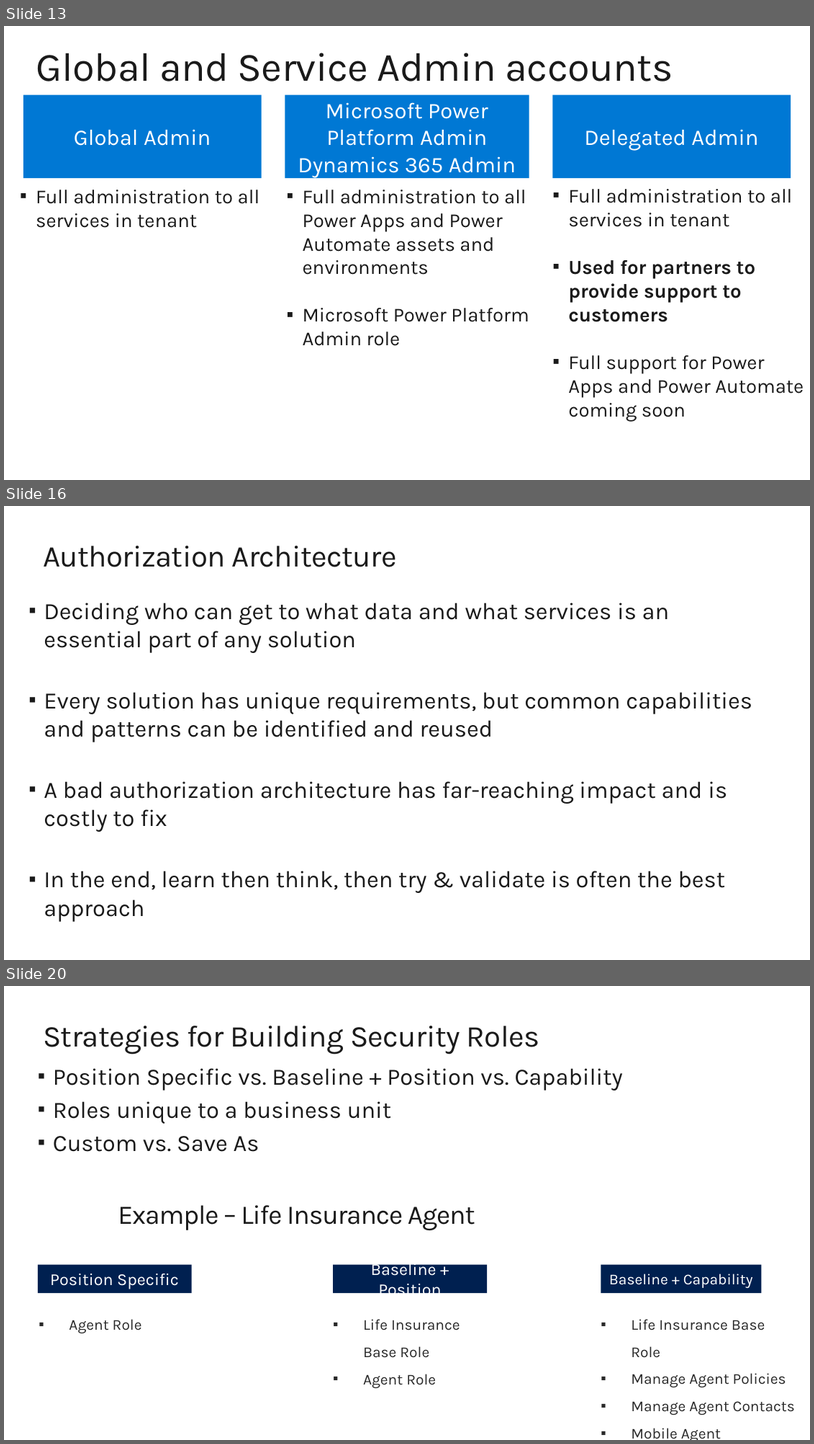
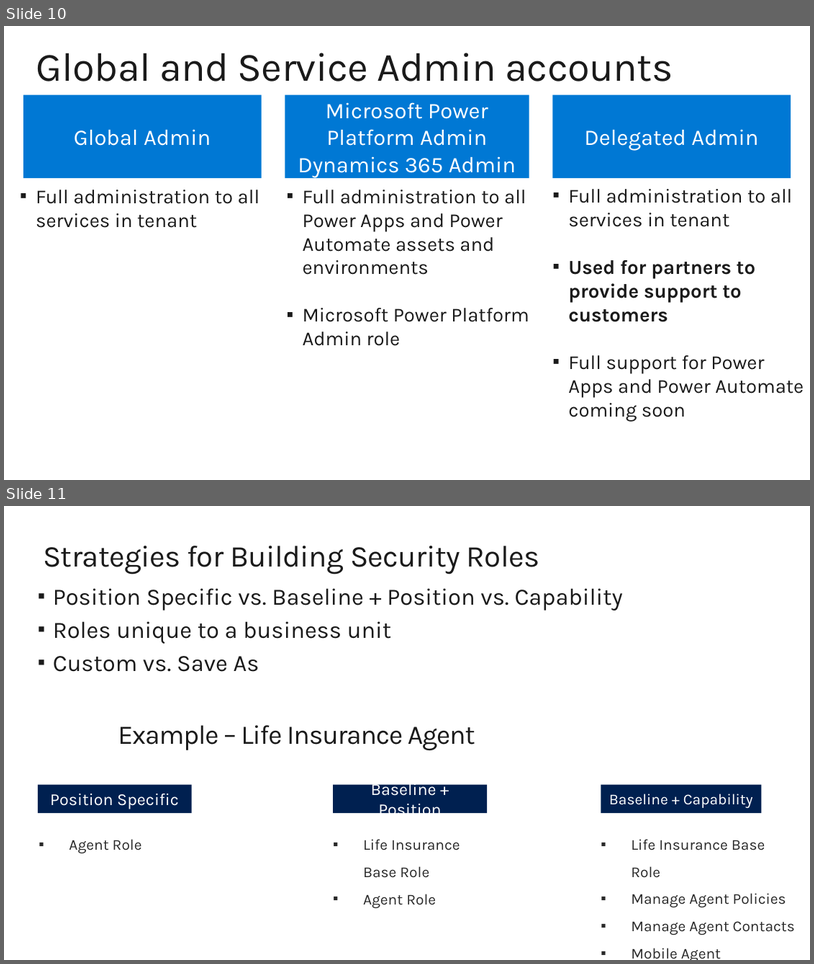
Before and after one commit to sumiticfai196/Batch-23-EY, a slide deck: M10 Security Modeling.pptx. Shown one above the other, each under a label of ours: slides 13, 16 and 20 before the commit, slides 10 and 11 after it; the slides between them are not shown. The pictures are 814x1444 and 814x964 pixels, drawn with LibreOffice and Linux fonts; fonts in the diff are those of the drawing; background and template pictures are left out. Boxes give left, top, right and bottom in pixels: in the first picture for what was removed or moved away, otherwise in the second. Text is boxed around its words. In the diff, an @@ line names an element or a change of style, - is before the commit and + after.

```diff
--- a/M10 Security Modeling.pptx
+++ b/M10 Security Modeling.pptx
@@ slide 16 removed at box(4, 506, 810, 960), background #FFFFFF @@
@@ title removed at box(43, 546, 397, 567) @@
-Authorization Architecture
@@ text removed at box(44, 602, 753, 921) @@
-▪ Deciding who can get to what data and what services is an essential part of any solution
-▪ Every solution has unique requirements, but common capabilities and patterns can be identified and reused
-▪ A bad authorization architecture has far-reaching impact and is costly to fix
-▪ In the end, learn then think, then try & validate is often the best approach
@@ what was slide 13 is now slide 10 @@
@@ what was slide 20 is now slide 11 @@
```
Also in this commit, not shown: 13 other slides removed, 2 other files.
